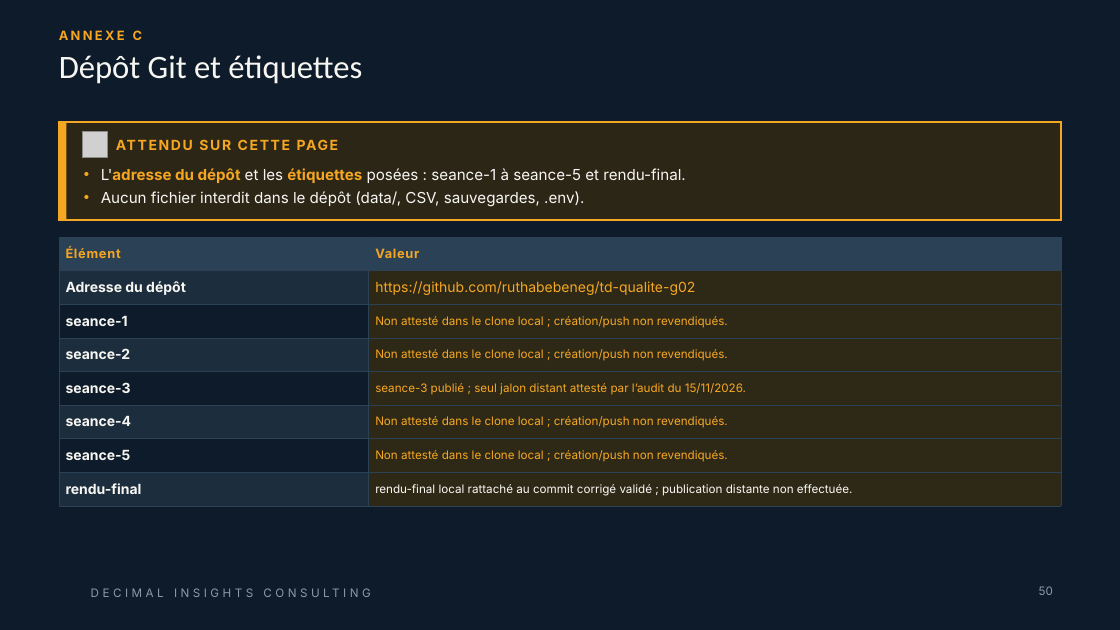
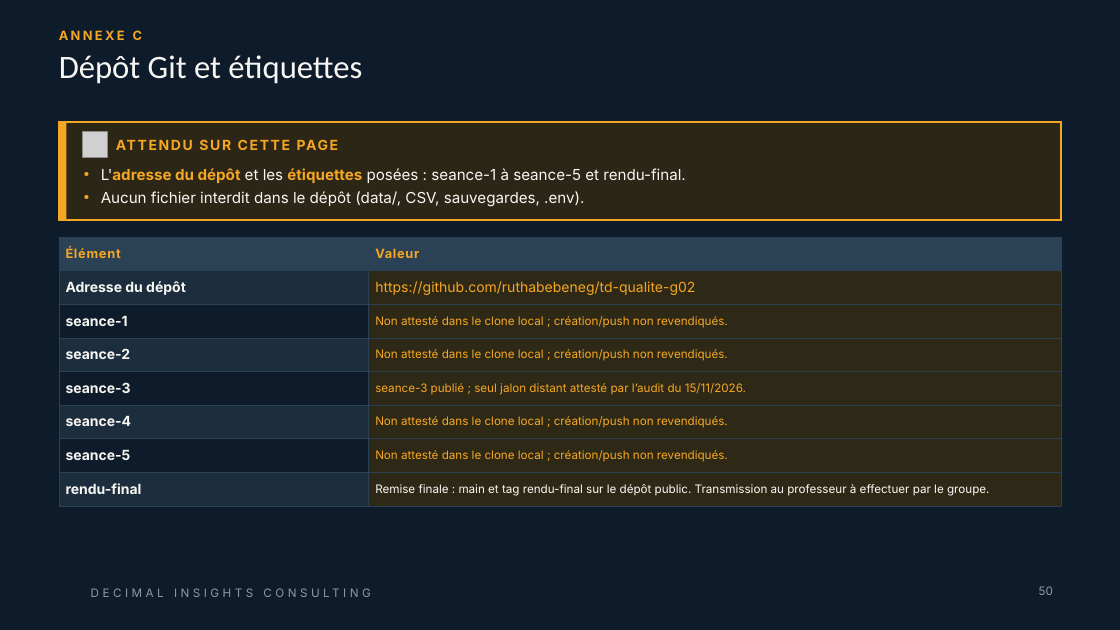
Before and after one commit to ruthabebeneg/td-qualite-g02, a slide deck: slide 50 of livrables/Livrable_Groupe_TD_AssurConnect.pptx. Drawn at 1120x630 pixels with LibreOffice and Linux fonts; fonts in the diff are those of the drawing; grey boxes stand for pictures; background and template pictures are left out. Boxes give left, top, right and bottom in pixels: in the first picture for what was removed or moved away, otherwise in the second. Text is boxed around its words. In the diff, an @@ line names an element or a change of style, - is before the commit and + after.

Commit message:
fix: corriger les ecarts de conformite professeur

```diff
--- a/livrables/Livrable_Groupe_TD_AssurConnect.pptx
+++ b/livrables/Livrable_Groupe_TD_AssurConnect.pptx
@@ table at box(59, 237, 1061, 506) @@
-row 8, column 2: rendu-final local rattaché au commit corrigé validé ; publication distante non effectuée.
+row 8, column 2: Remise finale : main et tag rendu-final sur le dépôt public. Transmission au professeur à effectuer par le groupe.
```
Also in this commit, not shown: 2 other slides changed, 37 other files.
